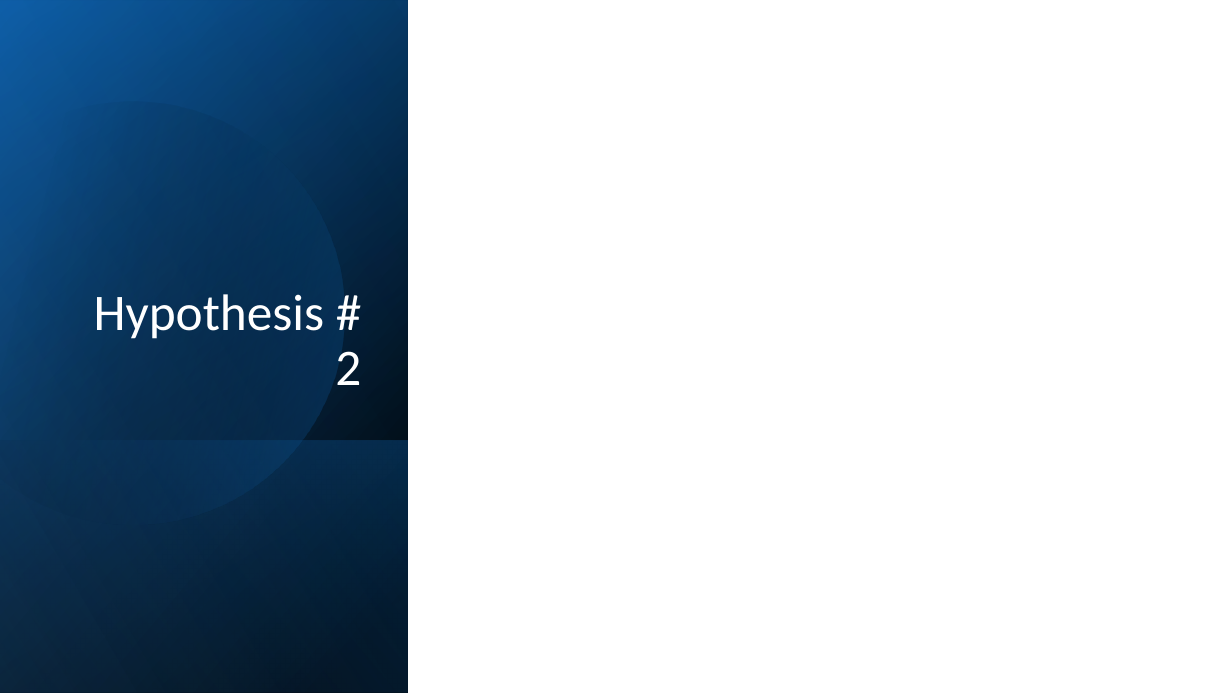
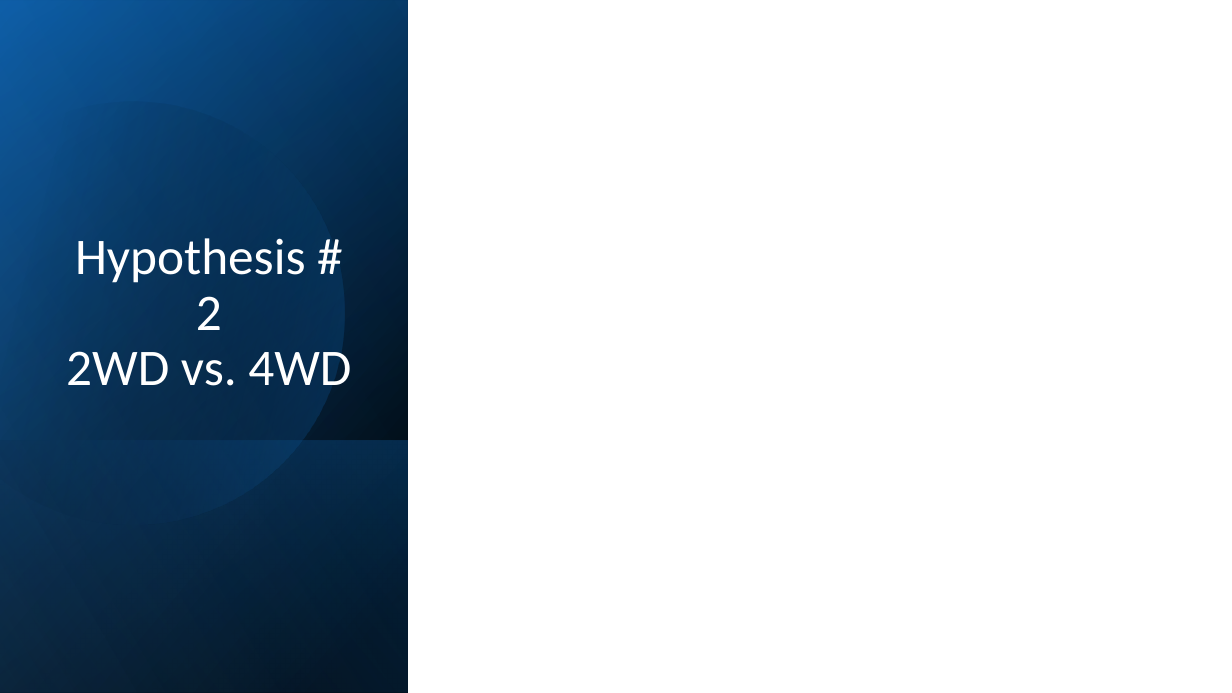
Before and after one commit to SeanHastings45/StatiscalConsulting.ttest, a slide deck: slide 6 of statisticalconsulting.ttest(SH).pptx. Drawn at 1232x693 pixels with LibreOffice and Linux fonts; fonts in the diff are those of the drawing; grey boxes stand for pictures. Boxes give left, top, right and bottom in pixels: in the first picture for what was removed or moved away, otherwise in the second. Text is boxed around its words. In the diff, an @@ line names an element or a change of style, - is before the commit and + after.

```diff
--- a/statisticalconsulting.ttest(SH).pptx
+++ b/statisticalconsulting.ttest(SH).pptx
@@ title at <box>66,238,351,386</box>: text changed @@
-Hypothesis # 2
+Hypothesis # 2
+2WD vs. 4WD
```
Also in this commit, not shown: 10 other slides changed.
